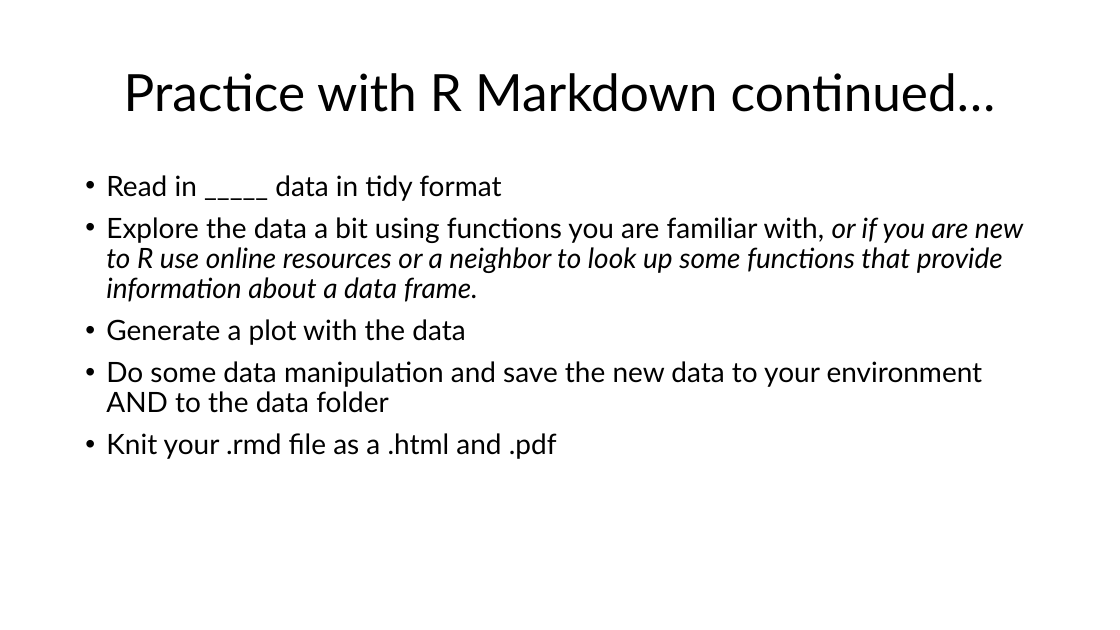
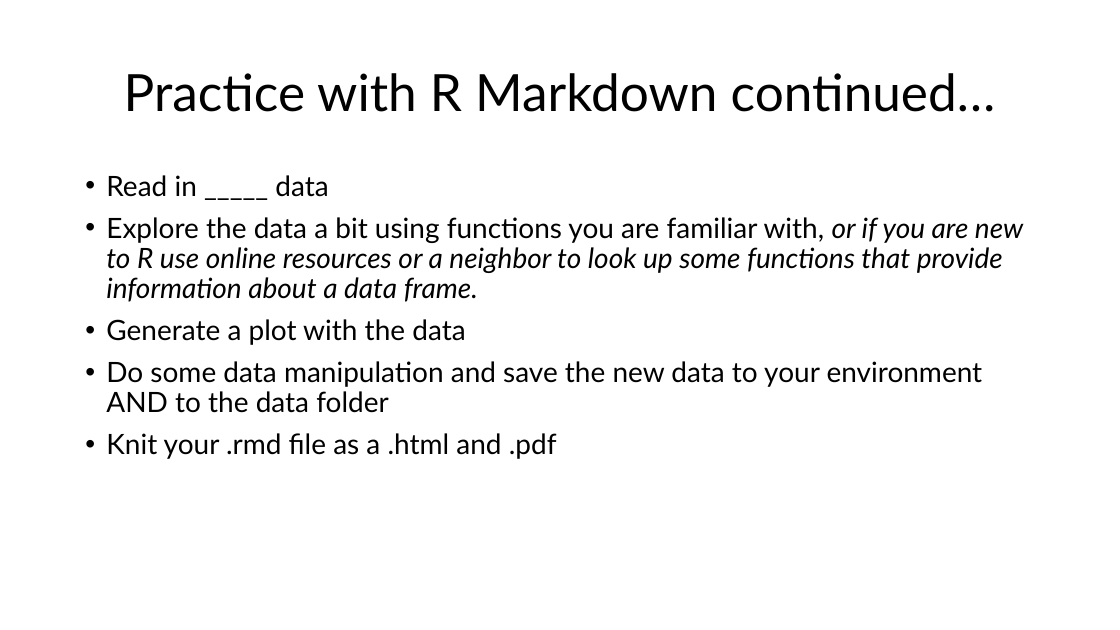
Before and after one commit to marissadyck/reproducible-research-R-ASM, a slide deck: slide 18 of docs/Reproducible research in R.pptx. Drawn at 1120x630 pixels with LibreOffice and Linux fonts; fonts in the diff are those of the drawing. Boxes give left, top, right and bottom in pixels: in the first picture for what was removed or moved away, otherwise in the second. Text is boxed around its words. In the diff, an @@ line names an element or a change of style, - is before the commit and + after.

```diff
--- a/docs/Reproducible research in R.pptx
+++ b/docs/Reproducible research in R.pptx
@@ text at [106,175,328,197]: text changed @@
-• Read in _____ data in tidy format
+• Read in _____ data
```
Also in this commit, not shown: 1 other file.
